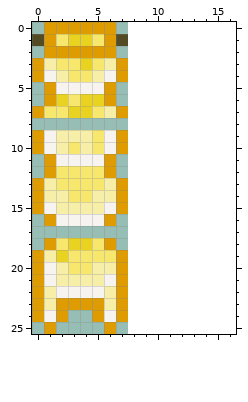
Pixel-art sprite, stored at Content/Items/Banners/ToPBanners.png. That is the earlier state.
The file is 16x52 pixels, drawn in blocks of 2x2; one block is one cell here. The old version is drawn lined up with the new one, on the new canvas.
And afterwards:
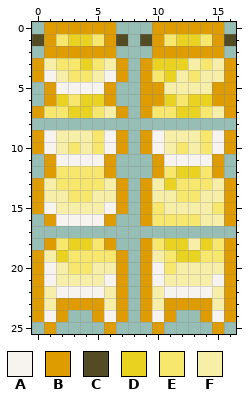
Palette (. is transparent): A #f7f3ef  B #de9c00  C #524b24  D #ead221  E #f7e76d  F #f7efa7
Change:
{"change": "canvas 8x26 -> 17x26"}
{"y":0,"x":10,"old":"......","new":"BBBBBB"}
{"y":1,"x":9,"old":"........","new":"CBEDDEBC"}
{"y":2,"x":10,"old":"......","new":"BBBBBB"}
{"y":3,"x":9,"old":"........","new":"BDDDFEFB"}
{"y":4,"x":9,"old":"........","new":"BEDFEFFB"}
{"y":5,"x":9,"old":"........","new":"BBFFFFBB"}
{"y":6,"x":9,"old":"........","new":"BBDEDDBB"}
{"y":7,"x":9,"old":"........","new":"BEEDDEFB"}
{"y":9,"x":9,"old":"........","new":"BAFFFEAB"}
{"y":10,"x":9,"old":"........","new":"BAFEFEAB"}
{"y":11,"x":10,"old":"......","new":"BAAAAB"}
{"y":12,"x":10,"old":"......","new":"BEDDEB"}
{"y":13,"x":9,"old":"........","new":"BFDEEEFB"}
{"y":14,"x":9,"old":"........","new":"BFFEEFFB"}
{"y":15,"x":9,"old":"........","new":"BEFFFFEB"}
{"y":16,"x":9,"old":"........","new":"BEEEEFFB"}
{"y":18,"x":9,"old":"........","new":"BEDDFDEB"}
{"y":19,"x":9,"old":"........","new":"BFEDDEEB"}
{"y":20,"x":9,"old":"........","new":"BAEFFFFB"}
{"y":21,"x":9,"old":"........","new":"BAFFFFAB"}
{"y":22,"x":9,"old":"........","new":"BFAAAAFB"}
{"y":23,"x":9,"old":"........","new":"BFBBBBFB"}
{"y":24,"x":9,"old":"...","new":"BAB"}
{"y":24,"x":14,"old":"...","new":"BAB"}
{"y":25,"x":10,"old":".","new":"B"}
{"y":25,"x":15,"old":".","new":"B"}
